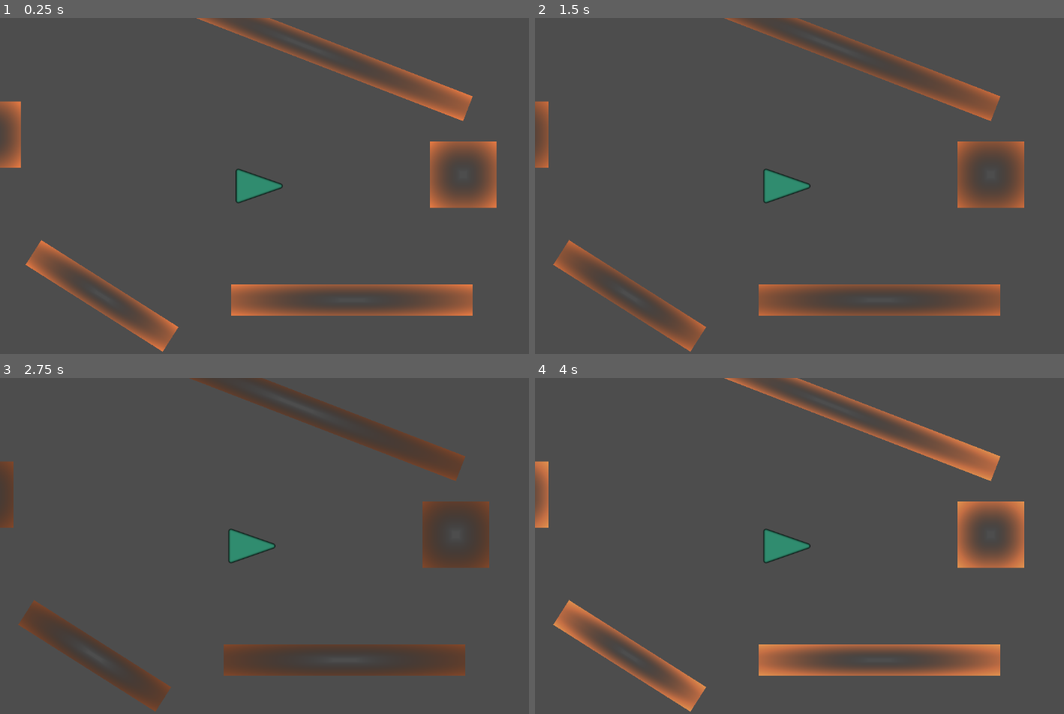
Above: before the commit, frames 1-4 (two rows, left to right).
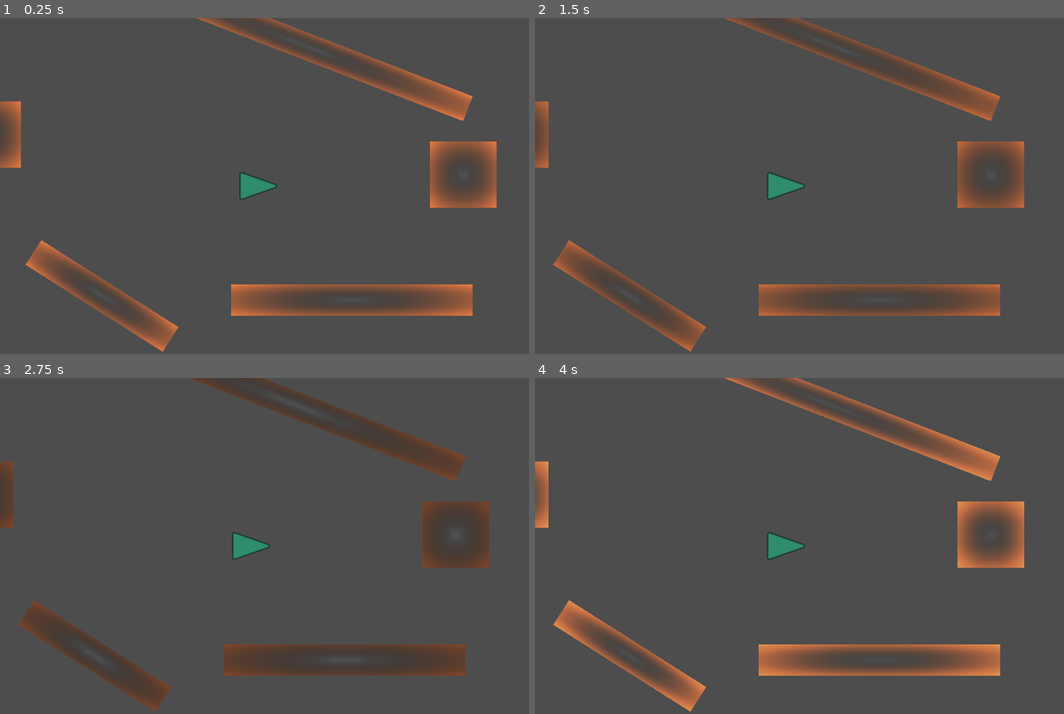
Above: after the commit, the same moments.

Repository: ianstranathan/shoo-tay-shoo-tay
Game: Godot game, scene res://main.tscn
The game is run twice, just before and just after one commit, with the same random seed, the same clock (stepped at 60 frames per second) and the same inputs. The engine's default icon, where the game draws it, is replaced by a stand-in: a white triangle on a blue panel in a dark square.
Inputs:
- Up to frame 1 (0.25 s): no input
- Up to frame 2 (1.5 s): hold Space (SPACE) 0.53-1.28 s; tap Space (SPACE) at 1.35 s
- Up to frame 3 (2.75 s): hold Space (SPACE) from 2.03 s (still down)
- Up to frame 4 (4 s): release Space (SPACE) at 2.78 s; tap Space (SPACE) at 2.85 s; hold Space (SPACE) from 3.53 s (still down)

The runs differ from the first frame. In frame 1, 0.3% of the frame differs, in the area x 44-54%, y 44-56%; in frame 2, 0.3%, in the area x 43-53%, y 44-56%; in frame 3, 0.3%; in frame 4, 0.3%.

Commit message:
boost and teleport first pass

Diff:
--- a/levels/level.gd
+++ b/levels/level.gd
@@ -1,3 +1 @@
 extends Node2D
-
-@export var wrapping_bounds: Vector2 = Vector2(4000, 4000)
--- a/main.gd
+++ b/main.gd
@@ -3,13 +3,19 @@
 @export var the_player: CharacterBody2D
 @export var level: Node2D
 @export var the_shootay_manager: Node2D
+@export var cam_ref: Camera2D
 
 func _ready() -> void:
-	the_shootay_manager.wrapping_bounds = level.wrapping_bounds
+	# -- consolidate these signals with an optional arg
 	the_shootay_manager.shootay_collided.connect( func(pos: Vector2, normal: Vector2):
 		$vfx_container.make_collision_particle(pos, normal))
-	the_player.shootay_manager = the_shootay_manager
+	the_shootay_manager.transmission_collided.connect( func(pos: Vector2):
+		the_player.teleport( pos ))
 
+	the_shootay_manager.cam_ref = cam_ref
+	the_shootay_manager.player_ref = the_player
+
+	the_player.shot_a_shootay.connect( the_shootay_manager.make_shootay)
 	the_player.died.connect( game_over )
 
 	$EnemyManager.player_ref = the_player
--- a/main.tscn
+++ b/main.tscn
@@ -10,11 +10,12 @@
 [ext_resource type="Script" uid="uid://c24o054px4d8u" path="res://vfx_container.gd" id="7_272bh"]
 [ext_resource type="PackedScene" uid="uid://cj4e05skrr1ug" path="res://enemies/enemy_manager/enemy_manager.tscn" id="7_kek77"]
 
-[node name="Main" type="Node" node_paths=PackedStringArray("the_player", "level", "the_shootay_manager")]
+[node name="Main" type="Node" node_paths=PackedStringArray("the_player", "level", "the_shootay_manager", "cam_ref")]
 script = ExtResource("1_lquwl")
 the_player = NodePath("Player")
 level = NodePath("Level")
 the_shootay_manager = NodePath("ShootayManager")
+cam_ref = NodePath("FollowRig/ShakePivot/Camera2D")
 
 [node name="Level" parent="." instance=ExtResource("2_7mycd")]
 
--- a/player/player.gd
+++ b/player/player.gd
@@ -2,7 +2,9 @@
 
 class_name Player
 
+# -- signals
 signal died
+signal shot_a_shootay( pos: Vector2, dir: Vector2, shootay_value:ShootayGlobals.ShootayValues)
 """
 Current Movement variables are stateful
 (can be changed by environmentals, shots etc)
@@ -32,7 +34,7 @@
 # -- this is used to offset aiming reticle
 @onready var _player_tex_size: Vector2 = player_sprite.texture.get_size()
 
-var shootay_manager: Node2D
+
 var _aim_dir: Vector2 = Vector2.RIGHT
 var _last_aim_dir := _aim_dir
 var can_shoot: bool # -- to prevent spamming
@@ -41,7 +43,8 @@
 	assert(aiming_sprite)
 	$ReloadTimer.timeout.connect( func(): can_shoot = true)
 
-	$BoostTimer.timeout.connect( func(): boost_end_callback.call())
+	$BoostTimer.timeout.connect( func():
+		boost_end_callback.call())
 	# --------------------------------------------------
 	$HitboxComponent.was_hit.connect( func( attack ):
 		if attack.dynamic_data.has("shootay_value"):
@@ -55,8 +58,6 @@
 		player_sprite.material.set_shader_parameter("dmg_scale", 1. - ratio))
 	$HealthComponent.health_depeleted.connect( func(): emit_signal("died"))
 
-	# --------------------------------------------------
-	$BoostTimer.timeout.connect( func(): pass)
 
 func aim_anim(aiming_dir_len: float):
 	# -- translate the position of the aiming sprite
@@ -114,6 +115,7 @@
 var pre_boost_speed: float
 var pre_boost_accl: float
 func boost(_dir: Vector2):
+	# if the closure speed, accl isn't the boost ones
 	pre_boost_speed = current_speed
 	pre_boost_accl = current_accl
 	Utils.hit_stop(0.05, 0.3)
@@ -124,9 +126,19 @@
 	current_speed = BOOSTING_SPEED
 	current_accl = BOOSTING_ACCL
 
+# -- TODO
+# -- put this edge case into the boost function and make tidier
 func boost_end_callback():
-	current_speed = pre_boost_speed
-	current_accl = pre_boost_accl
+	# -- there's an edge case where you can get hit before this is reinitialized
+	# -- so the last movement vars (pre_boost vars) were actually the boosted ones
+	if (pre_boost_accl == BOOSTING_ACCL or
+		pre_boost_speed == BOOSTING_SPEED):
+		current_speed = SPEED
+		current_accl = ACCL
+	else:
+		current_speed = pre_boost_speed
+		current_accl = pre_boost_accl
+
 
 func look_ahead_position() -> Vector2:
 	return look_ahead_dist * _last_aim_dir.normalized()
@@ -135,8 +147,12 @@
 func shoot_a_shootay(shootay_value:ShootayGlobals.ShootayValues):
 	if can_shoot:
 		can_shoot = false
-		assert(shootay_manager)
 		var dir: Vector2 = _last_aim_dir.normalized()
-		shootay_manager.make_shootay(global_position +  dir * _player_tex_size.x / 2.0,
-									 dir,
-									 shootay_value)
+		emit_signal("shot_a_shootay",
+					global_position + dir * _player_tex_size.x / 2.0,
+					dir,
+					shootay_value)
+
+func teleport(pos: Vector2):
+	Utils.hit_stop(0.05, 0.3)
+	global_position = pos
--- a/player/player.tscn
+++ b/player/player.tscn
@@ -29,7 +29,7 @@
 
 [node name="PlayerSprite" type="Sprite2D" parent="."]
 material = SubResource("ShaderMaterial_yw30f")
-scale = Vector2(2.5, 2.5)
+scale = Vector2(2, 2)
 texture = ExtResource("1_rkbax")
 
 [node name="AimingSprite" type="Sprite2D" parent="."]
@@ -61,3 +61,5 @@
 [node name="BoostTimer" type="Timer" parent="."]
 wait_time = 0.4
 one_shot = true
+
+[node name="BoostTrailLine" type="Line2D" parent="."]
--- /dev/null
+++ b/player/teleport_visual.gdshader
@@ -0,0 +1,42 @@
+shader_type canvas_item;
+
+uniform float progress : hint_range(0.0, 1.0);
+uniform float noise_desnity = 60;
+uniform float beam_size : hint_range(0.01, 0.15);
+uniform vec4 color : source_color = vec4(0.0, 1.02, 1.2, 1.0);
+
+
+vec2 random(vec2 uv){
+    uv = vec2( dot(uv, vec2(127.1,311.7) ),
+               dot(uv, vec2(269.5,183.3) ) );
+    return -1.0 + 2.0 * fract(sin(uv) * 43758.5453123);
+}
+
+float noise(vec2 uv) {
+    vec2 uv_index = floor(uv);
+    vec2 uv_fract = fract(uv);
+
+    vec2 blur = smoothstep(0.0, 1.0, uv_fract);
+
+    return mix( mix( dot( random(uv_index + vec2(0.0,0.0) ), uv_fract - vec2(0.0,0.0) ),
+                     dot( random(uv_index + vec2(1.0,0.0) ), uv_fract - vec2(1.0,0.0) ), blur.x),
+                mix( dot( random(uv_index + vec2(0.0,1.0) ), uv_fract - vec2(0.0,1.0) ),
+                     dot( random(uv_index + vec2(1.0,1.0) ), uv_fract - vec2(1.0,1.0) ), blur.x), blur.y) * 0.5 + 0.5;
+}
+
+void fragment()
+{
+	//vec4 tex = texture(TEXTURE, UV);
+	vec2 uv = 2. * UV - 1.;
+	float noise = noise(UV * noise_desnity) * UV.y;
+
+	float d1 = step(progress, noise);
+	float d2 = step(progress - beam_size, noise);
+
+	vec3 beam = vec3(d2 - d1) * color.rgb;
+
+	float dist = length(uv);
+	vec3 col = beam * dist;
+
+	COLOR = vec4(beam, (1. - pow(dist, 3.0) * d2));
+}
--- a/shootay/shootay.gd
+++ b/shootay/shootay.gd
@@ -11,19 +11,27 @@
 @onready var ray = $RayCast2D
 
 signal shootay_collided( pos: Vector2, normal: Vector2)
+signal transmission_collided( midpoint: Vector2)
 
-# -- NOTE
+
+# -- NOTE shootay manager
 var explosion_id: int
+var cam_ref: Camera2D # -- assigned when shot if shootay value is transmit
+var player_ref: Player
 
-# -- NOTE
 var wrapping_bounds: Vector2
+var wrapping_buffer: float
 
 func _ready() -> void:
-	var _b = ShootayGlobals.wrapping_buffer
-	wrapping_bounds += Vector2(_b, _b)
+	#assert(shootay_value)
+	#if shootay_value == ShootayGlobals.ShootayValues.TRANSMIT:
+	assert(cam_ref and player_ref)
+	wrapping_bounds = cam_ref.get_viewport().size
+	assert(wrapping_buffer)
+	wrapping_bounds += Vector2(wrapping_buffer, wrapping_buffer)
 	# -- there is a unique id given by manager to resolve who explodes
 	# -- to prevent multiple explosions
-	$Area2D.shootay_collision.connect( func(p): explode( p ))
+	$Area2D.shootay_collided_with_shoootay.connect( shootay_collided_with_shoootay_fn )
 
 
 func _physics_process(delta: float) -> void:
@@ -33,29 +41,33 @@
 	if dist > MAX_DISTANCE:
 		queue_free()
 
-	if ray.is_colliding():
-		# -- particle released should be dependent on the collider, but just one
-		# -- for now
-		var n = ray.get_collision_normal()
-		emit_signal("shootay_collided", ray.get_collision_point(), n)
-		#if ray.get_collider() is Player:
-			#queue_free()
-		stretch_squash( false )
-		vel = vel.bounce( n )
-		rotation_from_velocity_vector( vel )
+	if ray.is_colliding() and is_reflecting_shootay():
+		reflect()
 
+	if is_transmitting_shootay():
+		wrap_viewport()
 
-	# -- Wrapping logic
-	#if global_position.x > wrapping_bounds.x:
-		#global_position.x = -wrapping_bounds.x
-	#elif global_position.x < wrapping_bounds.x:
-		#global_position.x = wrapping_bounds.x
-	#elif global_position.y > wrapping_bounds.y:
-		#global_position.y = -wrapping_bounds.y
-	#elif global_position.y < wrapping_bounds.y:
-		#global_position.y = wrapping_bounds.y
+func wrap_viewport():
+	var x = player_ref.global_position.x
+	var y = player_ref.global_position.y
 
+	if global_position.x > x + wrapping_bounds.x:
+		global_position.x = x - wrapping_bounds.x
+	elif global_position.x < x - wrapping_bounds.x:
+		global_position.x = x + wrapping_bounds.x
+	elif global_position.y > y + wrapping_bounds.y:
+		global_position.y = y - wrapping_bounds.y
+	elif global_position.y < y - wrapping_bounds.y:
+		global_position.y = y + wrapping_bounds.y
 
+func reflect():
+	var n = ray.get_collision_normal()
+	emit_signal("shootay_collided", ray.get_collision_point(), n)
+	#if ray.get_collider() is Player:
+		#queue_free()
+	stretch_squash( false )
+	vel = vel.bounce( n )
+	rotation_from_velocity_vector( vel )
 
 func shoot(dir: Vector2, _shootay_val: ShootayGlobals.ShootayValues):
 	#$AttackComponent.dir = dir
@@ -83,9 +95,6 @@
 		Utils.shader_float_tween(tween, $Sprite2D, "_st_sq", 3.0, 1.0, 0.5, Tween.EASE_OUT, Tween.TRANS_BACK)
 	else:
 		Utils.shader_float_tween(tween, $Sprite2D, "_st_sq", 3.0, 1.0, 0.12, Tween.EASE_IN, Tween.TRANS_EXPO)
-		#tween.tween_callback( func():
-			#var _tween = create_tween()
-			#Utils.shader_float_tween(_tween, $Sprite2D, "_st_sq", 4.0, 1.0, 0.1, Tween.EASE_OUT, Tween.TRANS_EXPO))
 
 
 func rotation_from_velocity_vector(dir: Vector2):
@@ -109,29 +118,26 @@
 	ray.set_collision_mask_value(_layer_to_turn_on, true)
 	ray.set_collision_mask_value(_layer_to_turn_off, false)
 
-#func resolve_raycast_collision(_collider: CollisionObject2D):
-	# var _layer = _collider.collision_layer
-	# -- if the shootay is a reflection shootay && the
-	# -- coll object is a reflection object (color  and collision match the
-	# -- shootay's, reflect, otherwise, transmit
-	#if (shootay_value == ShootayGlobals.ShootayValues.REFLECT and
-		#_layer == ShootayGlobals.reflection_layer):
 
-#func shootay_init(pos: Vector2,
-				  #wb: Vector2,
-				  #dir: Vector2,
-				  #sv: ShootayGlobals.ShootayValues) -> void:
-	## -- the shootays collision shape had to be at least far enough away from player
-	## -- to not intersect the player initially
-	#var coll_shape_offset = 1.2 * $Area2D/CollisionShape2D.shape.height / 2.0
-	#global_position = pos + dir * coll_shape_offset
-	#wrapping_bounds = wb
-	#shootay_value = sv
-	#$ShootayColorComponent.set_shootay_visual( shootay_value )
-	##shoot( dir, shootay_value)
+func explode(a_shootay: Shootay):
+	if explosion_id > a_shootay.explosion_id:
+		GlobalSignals.emit_signal("shootay_exploded", global_position)
+	queue_free()
 
-func explode(shootay_collided_with: Shootay):
-	if (shootay_collided_with.shootay_value != shootay_value):
-		if explosion_id > shootay_collided_with.explosion_id:
-			GlobalSignals.emit_signal("shootay_exploded", global_position)
-		queue_free()
+
+func shootay_collided_with_shoootay_fn( other: Shootay):
+	if (other.shootay_value != shootay_value):
+		explode( other )
+	else:
+		if other.is_transmitting_shootay() and is_transmitting_shootay():
+			# -- teleport signal
+			if explosion_id > other.explosion_id:
+				emit_signal( "transmission_collided", (global_position - other.global_position) / 2.0 )
+			queue_free()
+
+func is_reflecting_shootay() -> bool:
+	return shootay_value == ShootayGlobals.ShootayValues.REFLECT
+
+
+func is_transmitting_shootay() -> bool:
+	return not is_reflecting_shootay()
--- a/shootay/shootay.tscn
+++ b/shootay/shootay.tscn
@@ -45,7 +45,7 @@
 texture = ExtResource("1_dwr3s")
 
 [node name="RayCast2D" type="RayCast2D" parent="."]
-target_position = Vector2(40, 0)
+target_position = Vector2(27, -1)
 collision_mask = 2
 collide_with_areas = true
 metadata/_edit_group_ = true
--- a/shootay/shootay_area_2d.gd
+++ b/shootay/shootay_area_2d.gd
@@ -2,7 +2,7 @@
 
 class_name ShootayArea
 
-signal shootay_collision( a_shootay: Shootay )
+signal shootay_collided_with_shoootay( a_shootay: Shootay )
 
 @export var attack: AttackComponent
 
@@ -10,7 +10,7 @@
 	# --
 	area_entered.connect( func(area):
 		if area is ShootayArea:
-			emit_signal("shootay_collision", area.get_parent())
+			emit_signal("shootay_collided_with_shoootay", area.get_parent())
 		elif area is HitboxComponent:
 			area.take_hit( attack)
 			queue_free())
--- a/shootay_manager.gd
+++ b/shootay_manager.gd
@@ -1,22 +1,30 @@
 extends Node2D
 
 signal shootay_collided( pos, normal )
+signal transmission_collided( pos )
+
 var shootay_scene: PackedScene = preload("res://shootay/shootay.tscn")
 
 var shootay_count: int = 0
-var wrapping_bounds: Vector2
+var player_ref: Player
+var cam_ref: Camera2D
 
+# -- TODO
+# -- change the explosion id to be just an id, it's doing double duty with
+# -- the transmission mechanic now
+
+@export var transmit_wrapping_buffer := 10.0
 
 func make_shootay(pos: Vector2, dir: Vector2, shootay_value:ShootayGlobals.ShootayValues):
 	var shootay = shootay_scene.instantiate()
-
 	# -- what things does it need to know about before starting tick?
 	# -- it has to at least clear the shooting origin / player
 	# -- it has to know about what the manager knows (its explosion id, wrapping bounds)
-	shootay.wrapping_bounds = wrapping_bounds
 	shootay_count += 1
 	shootay.explosion_id = shootay_count
-
+	shootay.cam_ref = cam_ref
+	shootay.player_ref = player_ref
+	shootay.wrapping_buffer = transmit_wrapping_buffer
 	# -- magic number is just to nudge it past where it needs to go
 	var coll_shape_offset = 0.7 * shootay.get_node("Area2D/CollisionShape2D").shape.height / 2.0
 	shootay.global_position = pos + dir.normalized() * coll_shape_offset
@@ -24,6 +32,9 @@
 	# -- relay signal up
 	shootay.shootay_collided.connect( func(pos, normal):
 		emit_signal("shootay_collided", pos, normal))
+	shootay.transmission_collided.connect( func( midpoint: Vector2):
+		emit_signal("transmission_collided", midpoint)
+	)
 
 	add_child(shootay)
 
Not shown, added: player/teleport_visual.gdshader.uid
